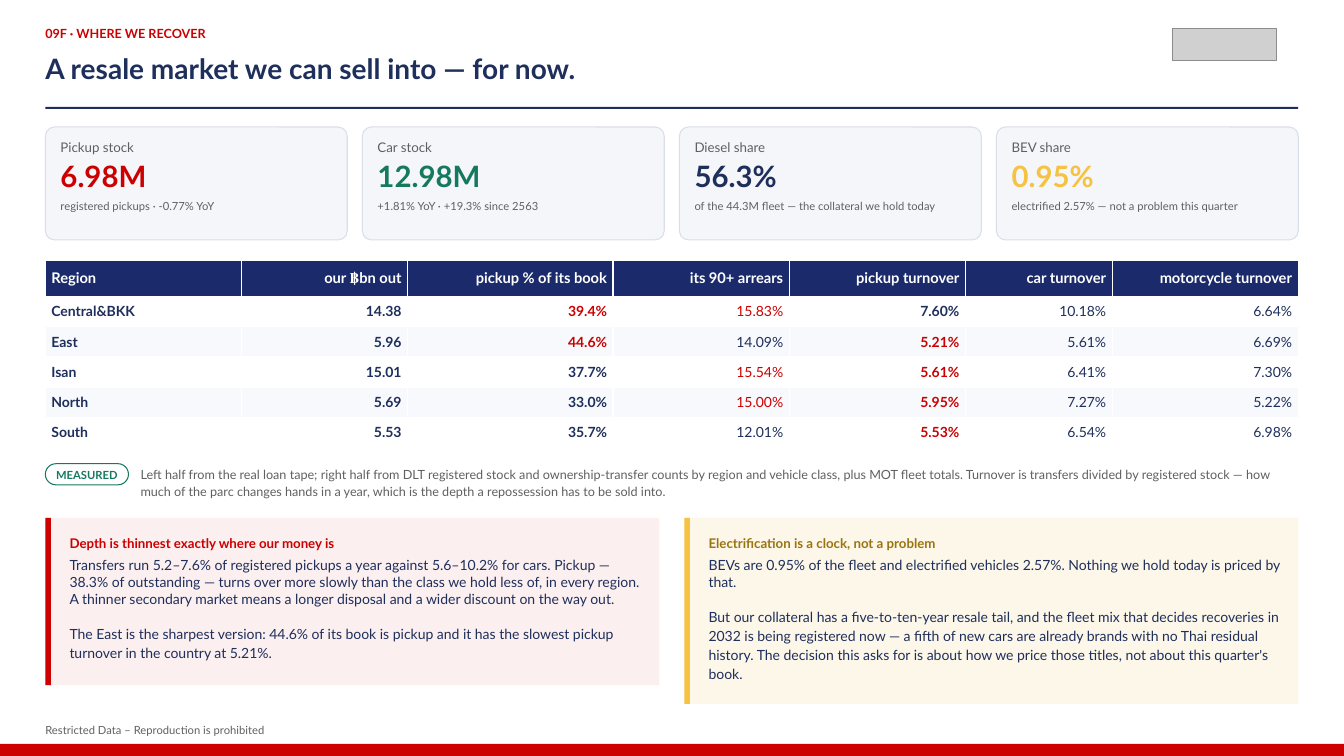
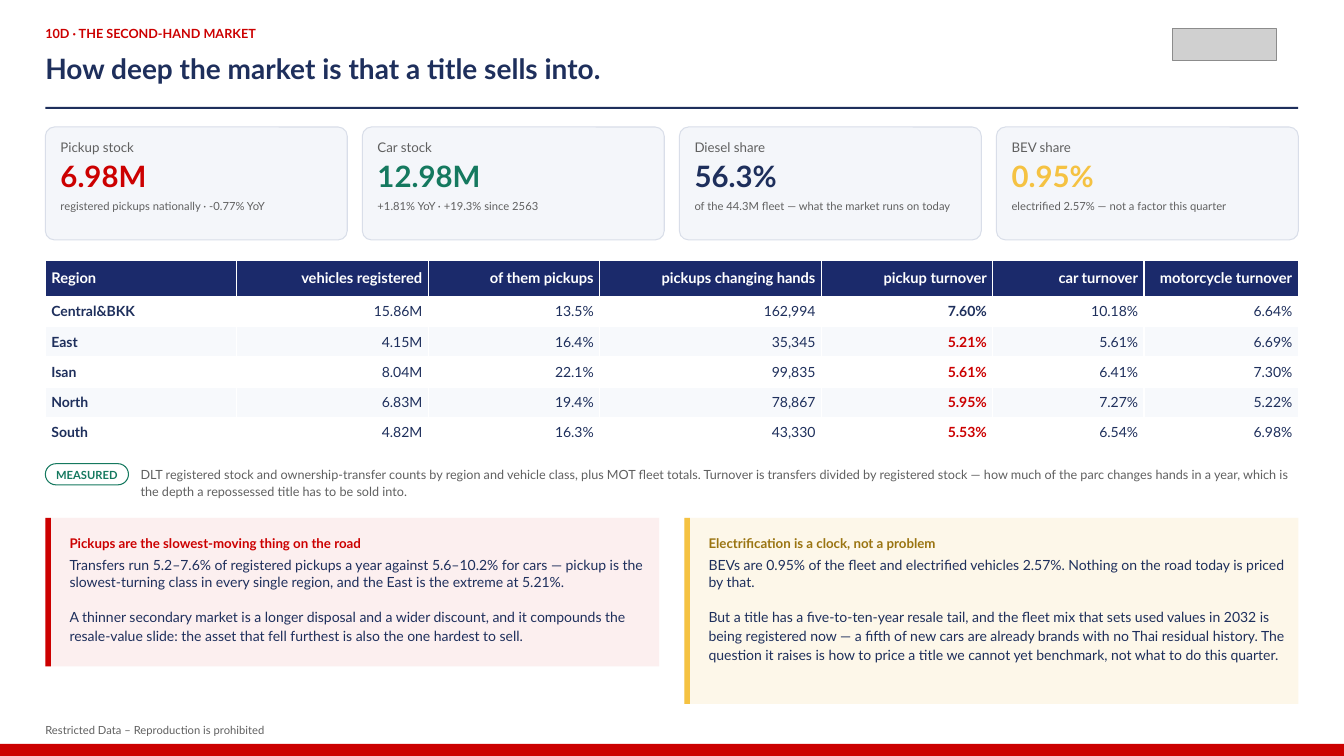
Before and after one commit to kaustavb2101/competitive-intel, a slide deck: slide 16 of docs/decks/mcom-2026-08-05-macro.pptx (slide 17 before the commit). Drawn at 1344x756 pixels with LibreOffice and Linux fonts; fonts in the diff are those of the drawing; grey boxes stand for pictures. Boxes give left, top, right and bottom in pixels: in the first picture for what was removed or moved away, otherwise in the second. Text is boxed around its words. In the diff, an @@ line names an element or a change of style, - is before the commit and + after.

```diff
--- a/docs/decks/mcom-2026-08-05-macro.pptx
+++ b/docs/decks/mcom-2026-08-05-macro.pptx
@@ text at bbox=[45, 28, 256, 38]: text changed @@
-09F · WHERE WE RECOVER
+10D · THE SECOND-HAND MARKET
@@ text at bbox=[45, 58, 601, 84]: text changed @@
-A resale market we can sell into — for now.
+How deep the market is that a title sells into.
@@ text at bbox=[60, 202, 265, 212]: text changed @@
-registered pickups · -0.77% YoY
+registered pickups nationally · -0.77% YoY
@@ text at bbox=[695, 202, 950, 212]: text changed @@
-of the 44.3M fleet — the collateral we hold today
+of the 44.3M fleet — what the market runs on today
@@ text at bbox=[1012, 202, 1226, 212]: text changed @@
-electrified 2.57% — not a problem this quarter
+electrified 2.57% — not a factor this quarter
@@ table at bbox=[45, 260, 1299, 448] @@
-row 1: Region | our ฿bn out | pickup % of its book | its 90+ arrears | pickup turnover | car turnover | motorcycle turnover
+row 1: Region | vehicles registered | of them pickups | pickups changing hands | pickup turnover | car turnover | motorcycle turnover
-row 2: Central&BKK | 14.38 | 39.4% | 15.83% | 7.60% | 10.18% | 6.64%
+row 2: Central&BKK | 15.86M | 13.5% | 162,994 | 7.60% | 10.18% | 6.64%
-row 3: East | 5.96 | 44.6% | 14.09% | 5.21% | 5.61% | 6.69%
+row 3: East | 4.15M | 16.4% | 35,345 | 5.21% | 5.61% | 6.69%
-row 4: Isan | 15.01 | 37.7% | 15.54% | 5.61% | 6.41% | 7.30%
+row 4: Isan | 8.04M | 22.1% | 99,835 | 5.61% | 6.41% | 7.30%
-row 5: North | 5.69 | 33.0% | 15.00% | 5.95% | 7.27% | 5.22%
+row 5: North | 6.83M | 19.4% | 78,867 | 5.95% | 7.27% | 5.22%
-row 6: South | 5.53 | 35.7% | 12.01% | 5.53% | 6.54% | 6.98%
+row 6: South | 4.82M | 16.3% | 43,330 | 5.53% | 6.54% | 6.98%
@@ text at bbox=[141, 469, 1287, 498]: text changed @@
-Left half from the real loan tape; right half from DLT registered stock and ownership-transfer counts by region and vehicle class, plus MOT fleet totals. Turnover is transfers divided by registered stock — how much of the parc changes hands in a year, which is the depth a repossession has to be sold into.
+DLT registered stock and ownership-transfer counts by region and vehicle class, plus MOT fleet totals. Turnover is transfers divided by registered stock — how much of the parc changes hands in a year, which is the depth a repossessed title has to be sold into.
@@ rectangle: place and size @@
-rectangle at bbox=[45, 518, 659, 686]
+rectangle at bbox=[45, 518, 659, 666]
@@ rectangle: place and size @@
-rectangle at bbox=[45, 518, 51, 686]
+rectangle at bbox=[45, 518, 51, 666]
@@ text at bbox=[70, 538, 361, 551]: text changed @@
-Depth is thinnest exactly where our money is
+Pickups are the slowest-moving thing on the road
@@ text at bbox=[70, 559, 643, 641]: text changed @@
-Transfers run 5.2–7.6% of registered pickups a year against 5.6–10.2% for cars. Pickup — 38.3% of outstanding — turns over more slowly than the class we hold less of, in every region. A thinner secondary market means a longer disposal and a wider discount on the way out.
-The East is the sharpest version: 44.6% of its book is pickup and it has the slowest pickup turnover in the country at 5.21%.
+Transfers run 5.2–7.6% of registered pickups a year against 5.6–10.2% for cars — pickup is the slowest-turning class in every single region, and the East is the extreme at 5.21%.
+A thinner secondary market is a longer disposal and a wider discount, and it compounds the resale-value slide: the asset that fell furthest is also the one hardest to sell.
@@ text at bbox=[709, 559, 1284, 663]: text changed @@
-BEVs are 0.95% of the fleet and electrified vehicles 2.57%. Nothing we hold today is priced by that.
-But our collateral has a five-to-ten-year resale tail, and the fleet mix that decides recoveries in 2032 is being registered now — a fifth of new cars are already brands with no Thai residual history. The decision this asks for is about how we price those titles, not about this quarter's book.
+BEVs are 0.95% of the fleet and electrified vehicles 2.57%. Nothing on the road today is priced by that.
+But a title has a five-to-ten-year resale tail, and the fleet mix that sets used values in 2032 is being registered now — a fifth of new cars are already brands with no Thai residual history. The question it raises is how to price a title we cannot yet benchmark, not what to do this quarter.
```
Also in this commit, not shown: 12 other slides changed, 5 slides added, 6 slides removed, 1 other file.
